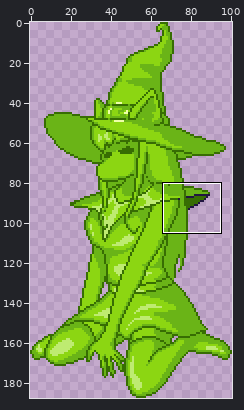
Two versions of one sprite sheet, dord.png. The first picture is a wide view before the edit; the outline marks the close-up.
Close-up. Earlier state:
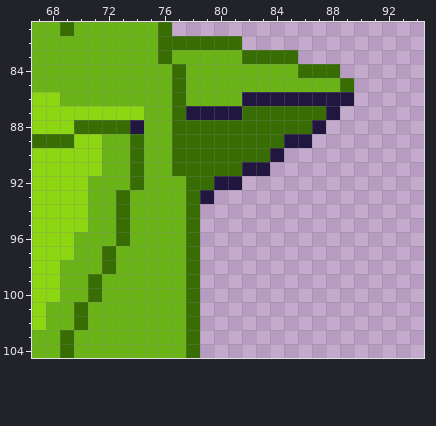
The file is 101x188 pixels. Shown: x 67..94, y 81..104.
Once edited:
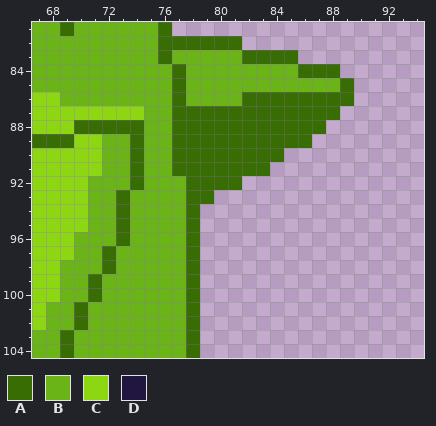
Palette (. is transparent): A #376d03  B #6ab417  C #8cd612  D #211640
Difference:
Changed rows in their new state; - is an unchanged pixel.
first column x 74:
 86 --------AAAAAAAA
 87 ----AAAA------A-
 88 A------------A--
 89 -----------AA---
 90 ----------A-----
 91 --------AA------
 92 ------AA--------
 93 -----A----------
Where, in picture pixels (left, top, right, bottom), the same in both close-ups:
changed: (130, 92, 354, 204)
